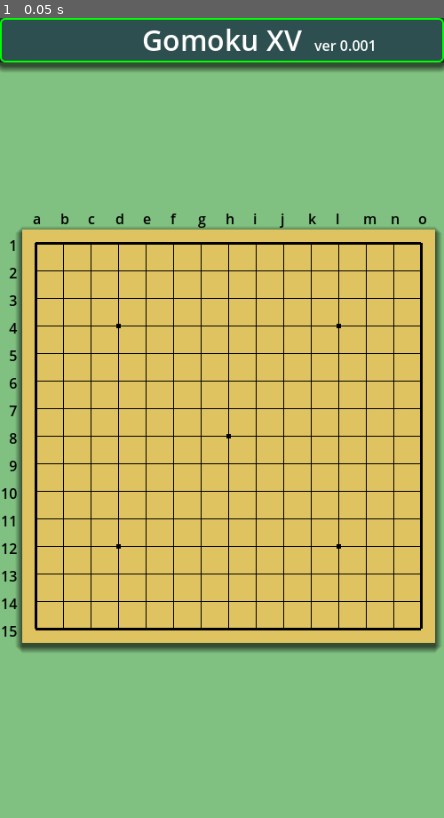
Above: before the commit, frame 1.
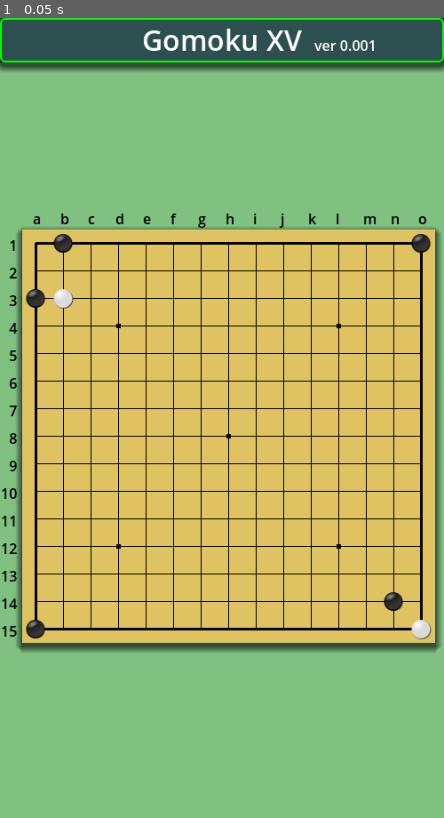
Above: after the commit, the same moment.

Repository: vivisuke/Gomoku15
Game: Godot game, scene res://main_scene.tscn
The game is run twice, just before and just after one commit, with the same random seed, the same clock (stepped at 60 frames per second) and the same inputs.
Inputs:
- Up to frame 1 (0.05 s): no input

The runs differ from the first frame. In frame 1, 0.6% of the frame differs, in the area x 5-98%, y 27-78%.

Commit message:
0007 ◎ C 09/22 09/22 0.001│ToDo│碁石画像作成

Diff:
--- a/Gomoku15/main_scene.tscn
+++ b/Gomoku15/main_scene.tscn
@@ -1,10 +1,29 @@
-[gd_scene load_steps=4 format=3 uid="uid://bd7il1mdi2odp"]
+[gd_scene load_steps=10 format=3 uid="uid://bd7il1mdi2odp"]
 
 [ext_resource type="Script" path="res://scripts/TitleBar.gd" id="1_1clxt"]
+[ext_resource type="Script" path="res://scripts/main_scene.gd" id="1_g3bxf"]
 [ext_resource type="Script" path="res://scripts/Board.gd" id="2_7ojb1"]
 [ext_resource type="Script" path="res://scripts/Grid.gd" id="3_wqwvs"]
+[ext_resource type="Texture2D" uid="uid://odir3pu3o3vw" path="res://images/black_31.png" id="4_x3uc8"]
+[ext_resource type="Texture2D" uid="uid://ccn0u3svlt0m6" path="res://images/white_31.png" id="5_0fuu7"]
+
+[sub_resource type="TileSetAtlasSource" id="TileSetAtlasSource_m1i2o"]
+texture = ExtResource("4_x3uc8")
+texture_region_size = Vector2i(31, 31)
+0:0/0 = 0
+
+[sub_resource type="TileSetAtlasSource" id="TileSetAtlasSource_jls4x"]
+texture = ExtResource("5_0fuu7")
+texture_region_size = Vector2i(31, 31)
+0:0/0 = 0
+
+[sub_resource type="TileSet" id="TileSet_u5f6f"]
+tile_size = Vector2i(31, 31)
+sources/0 = SubResource("TileSetAtlasSource_m1i2o")
+sources/1 = SubResource("TileSetAtlasSource_jls4x")
 
 [node name="MainScene" type="Node2D"]
+script = ExtResource("1_g3bxf")
 
 [node name="BG" type="ColorRect" parent="."]
 offset_right = 500.0
@@ -48,3 +67,8 @@
 offset_bottom = 40.0
 color = Color(1, 1, 1, 0)
 script = ExtResource("3_wqwvs")
+
+[node name="TileMap" type="TileMap" parent="Board"]
+tile_set = SubResource("TileSet_u5f6f")
+format = 2
+layer_0/tile_data = PackedInt32Array(0, 1, 0, 917518, 1, 0, 131073, 1, 0, 1, 0, 0, 851981, 0, 0, 917504, 0, 0, 14, 0, 0)
--- /dev/null
+++ b/Gomoku15/scripts/main_scene.gd
@@ -0,0 +1,13 @@
+extends Node2D
+
+
+# Called when the node enters the scene tree for the first time.
+func _ready():
+	$Board/TileMap.set_cell(0, Vector2i(0, 0), -1)
+	$Board/TileMap.set_cell(0, Vector2i(0, 2), 0, Vector2i(0, 0), 0)
+	pass # Replace with function body.
+
+
+# Called every frame. 'delta' is the elapsed time since the previous frame.
+func _process(delta):
+	pass
Binary file added: Gomoku15/images/black_31.png
Not shown, added: Gomoku15/images/black_31.png.import
Binary file added: Gomoku15/images/return_black.png
Not shown, added: Gomoku15/images/return_black.png.import
Binary file added: Gomoku15/images/return_white.png
Not shown, added: Gomoku15/images/return_white.png.import
Binary file added: Gomoku15/images/return_white_32.png
Not shown, added: Gomoku15/images/return_white_32.png.import
Binary file added: Gomoku15/images/white_31.png
Not shown, added: Gomoku15/images/white_31.png.import
Not shown, changed: Gomoku15.spr
Not shown, added: Gomoku15/images/black_42.mdp
